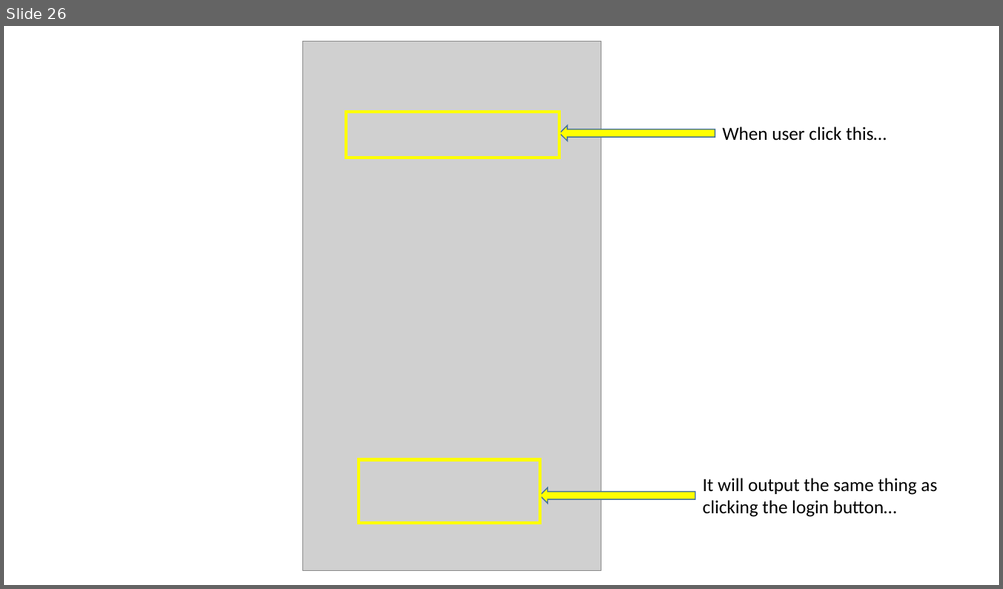
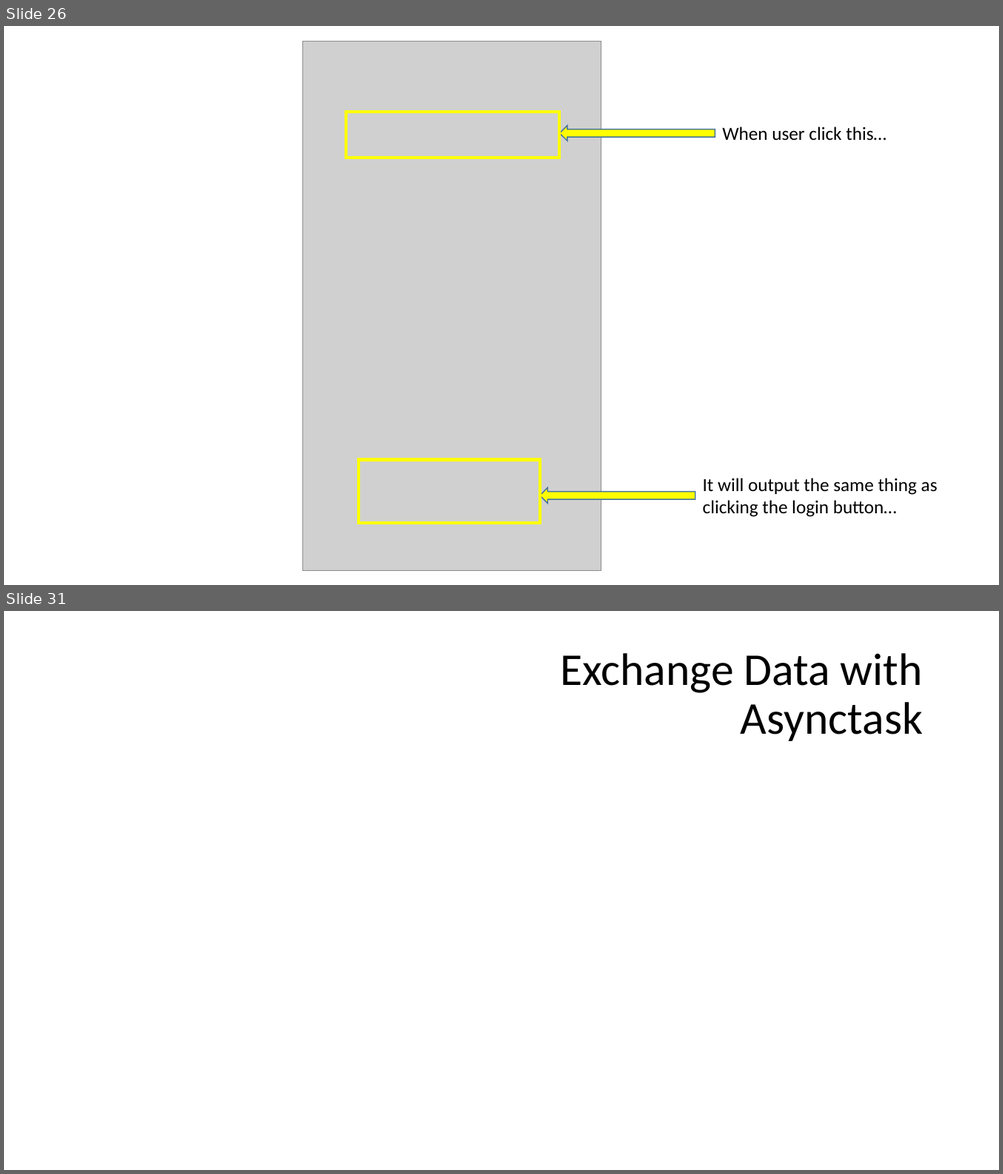
Before and after one commit to Nadzmi-Freelance/Android-Training, a slide deck: presentation/project.pptx. Shown one above the other, each under a label of ours: slide 26 before the commit, slides 26 and 31 after it; the slides between them are not shown. The pictures are 1003x589 and 1003x1174 pixels, drawn with LibreOffice and Linux fonts; fonts in the diff are those of the drawing; grey boxes stand for pictures. Boxes give left, top, right and bottom in pixels: in the first picture for what was removed or moved away, otherwise in the second. Text is boxed around its words. In the diff, an @@ line names an element or a change of style, - is before the commit and + after.

```diff
--- a/presentation/project.pptx
+++ b/presentation/project.pptx
@@ slide 31 added at bbox=[4, 611, 999, 1170], background #FFFFFF @@
@@ title added at bbox=[560, 653, 922, 741], 44 pt, text #000000 @@
+Exchange Data with Asynctask
```
Also in this commit, not shown: 4 other slides added, 11 other files.
